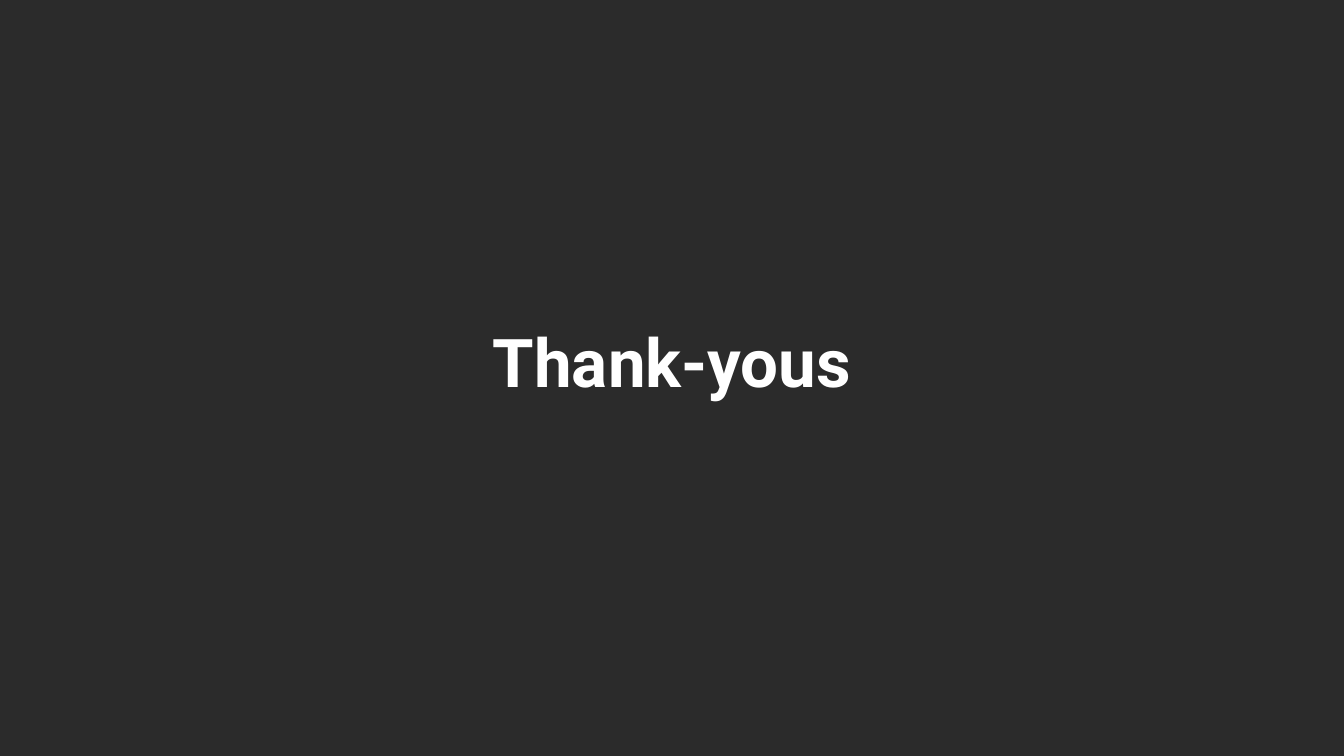
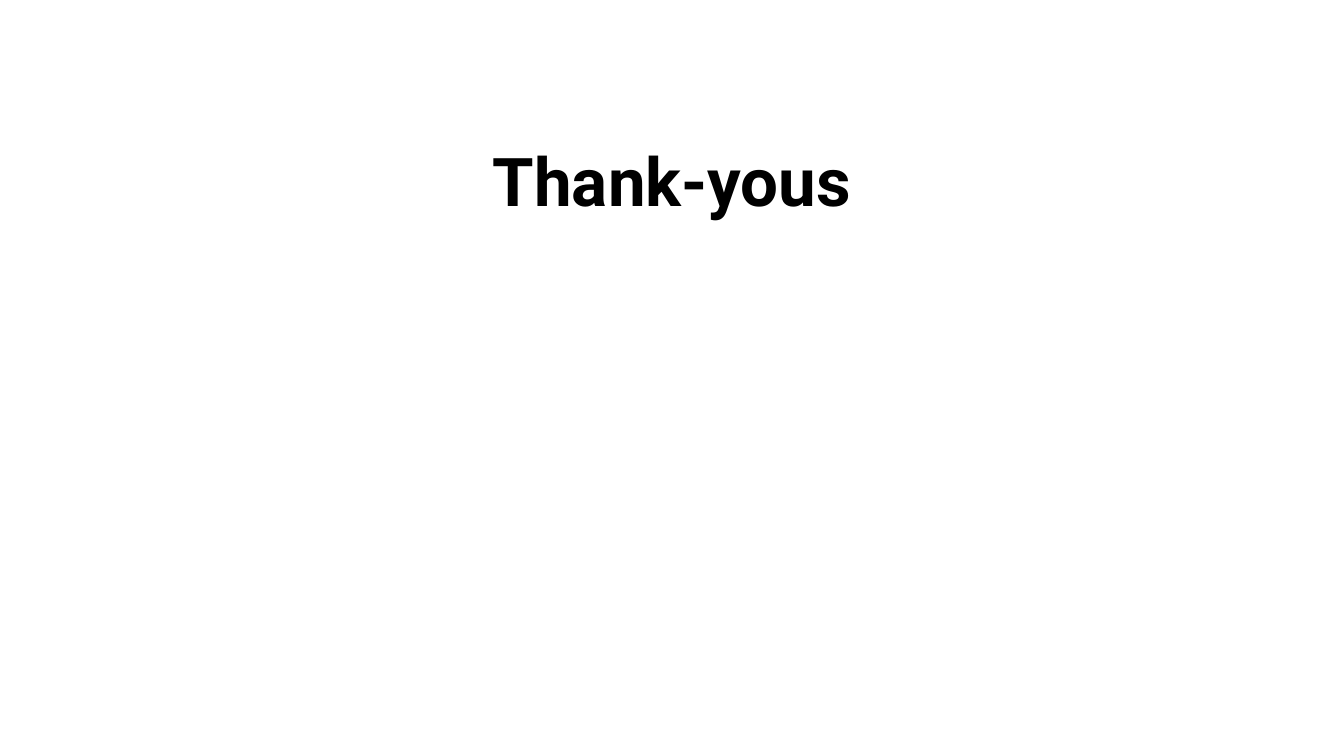
Before and after one commit to bpmerkel/FLLSlides, a slide deck: slide 2 of Api/Templates/Awards Ceremony - Full.pptx (slide 3 before the commit). Drawn at 1344x756 pixels with LibreOffice and Linux fonts; fonts in the diff are those of the drawing; background and template pictures are left out; a plain dark background stands for a picture behind light text. Boxes give left, top, right and bottom in pixels: in the first picture for what was removed or moved away, otherwise in the second. Text is boxed around its words. In the diff, an @@ line names an element or a change of style, - is before the commit and + after.

```diff
--- a/Api/Templates/Awards Ceremony - Full.pptx
+++ b/Api/Templates/Awards Ceremony - Full.pptx
@@ background picture (left out) to #FFFFFF @@
@@ title "Thank-yous": place and size @@
-title "Thank-yous" at bbox=[493, 336, 851, 402]
+title "Thank-yous" at bbox=[493, 155, 851, 221]
@@ title "Thank-yous" at bbox=[493, 155, 851, 221]: text colour #FFFFFF to #000000 @@
```
Also in this commit, not shown: 2 other slides changed, 1 slide removed.
